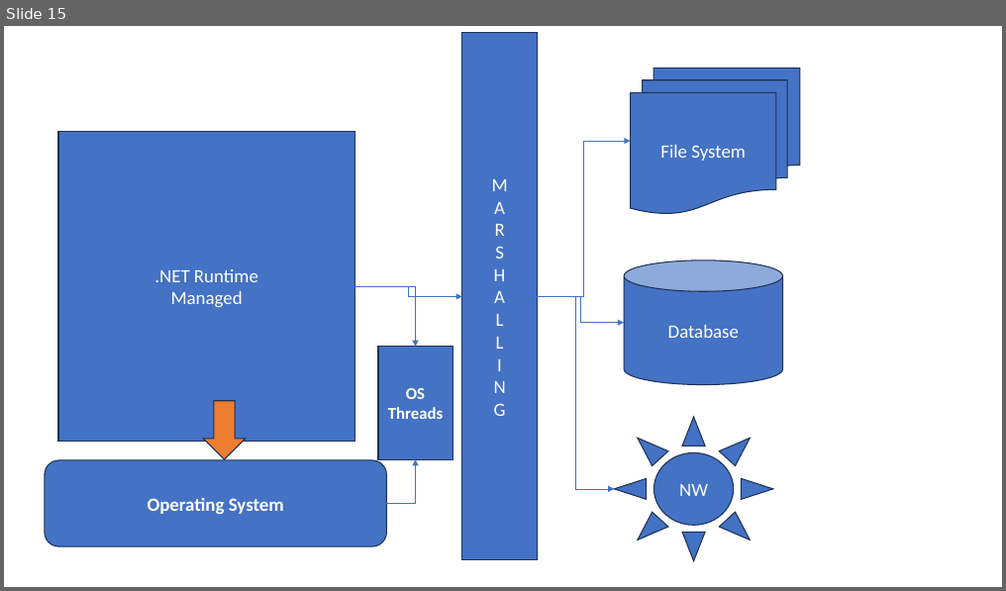
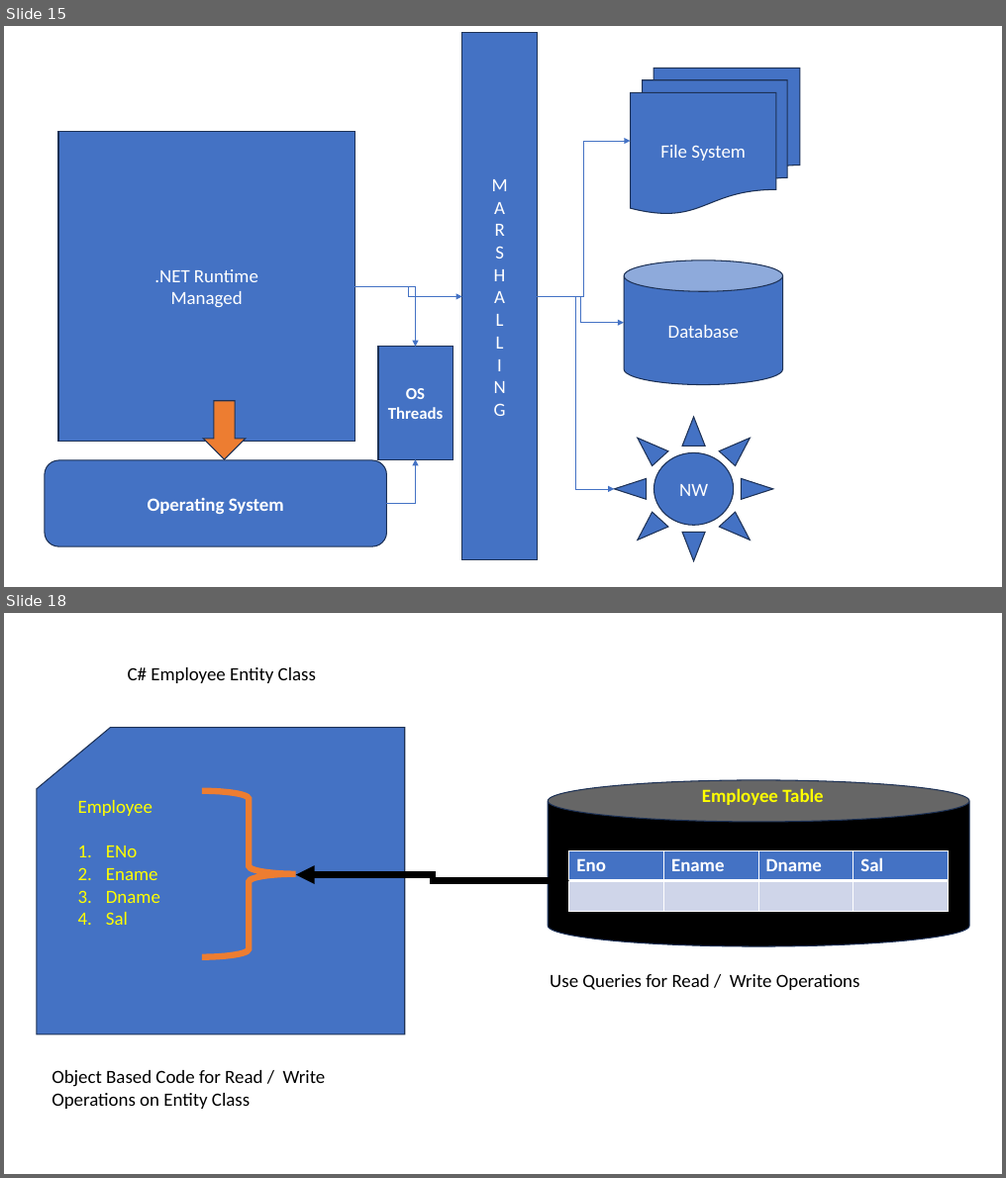
Before and after one commit to maheshsabnis/Capita_NETApps, a slide deck: TrgImages.pptx. Shown one above the other, each under a label of ours: slide 15 before the commit, slides 15 and 18 after it; the slides between them are not shown. The pictures are 1006x591 and 1006x1178 pixels, drawn with LibreOffice and Linux fonts; fonts in the diff are those of the drawing. Boxes give left, top, right and bottom in pixels: in the first picture for what was removed or moved away, otherwise in the second. Text is boxed around its words. In the diff, an @@ line names an element or a change of style, - is before the commit and + after.

```diff
--- a/TrgImages.pptx
+++ b/TrgImages.pptx
@@ slide 18 added at bbox=[4, 613, 1002, 1174], background #FFFFFF @@
@@ text added at bbox=[128, 667, 316, 683], 18 pt, text #000000 @@
+C# Employee Entity Class
@@ flow chart punched card added at bbox=[37, 728, 405, 1035], fill #4472C4, outline #1E3256 1 pt @@
@@ cylinder added at bbox=[548, 780, 969, 947], fill #000000, outline #1E3256 1 pt @@
@@ text added at bbox=[702, 789, 823, 805], 18 pt, text #FFFF00, bold @@
+Employee Table
@@ text added at bbox=[78, 800, 160, 925], 18 pt, text #FFFF00 @@
+Employee
+1. ENo
+2. Ename
+3. Dname
+4. Sal
@@ right brace added at bbox=[202, 791, 296, 958], outline #ED7D31 6 pt @@
@@ elbow double arrow added from (296, 875) to (569, 881), #000000 6 pt @@
@@ table added at bbox=[569, 851, 949, 911], 2 rows, 4 columns @@
+Eno | Ename | Dname | Sal
+ |  |  | 
@@ text added at bbox=[549, 974, 860, 990], 18 pt, text #000000 @@
+Use Queries for Read / Write Operations
@@ text added at bbox=[52, 1070, 326, 1109], 18 pt, text #000000 @@
+Object Based Code for Read / Write Operations on Entity Class
```
Also in this commit, not shown: 1 slide changed, 2 other slides added, 10 other files.
